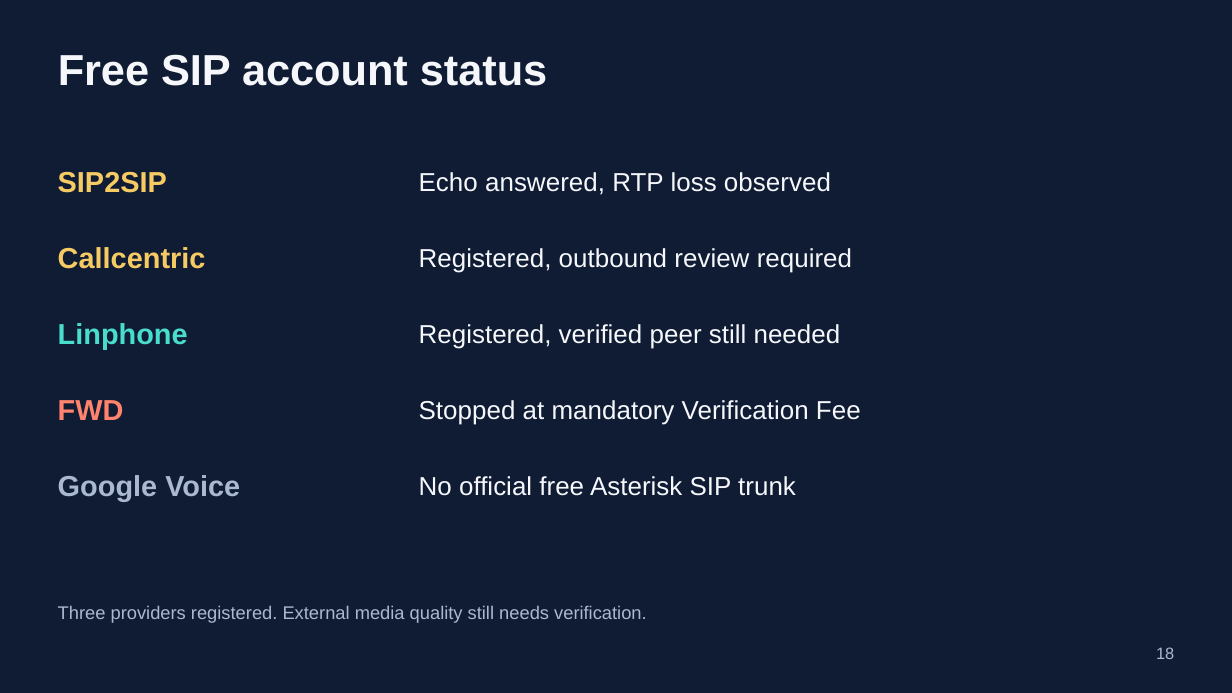
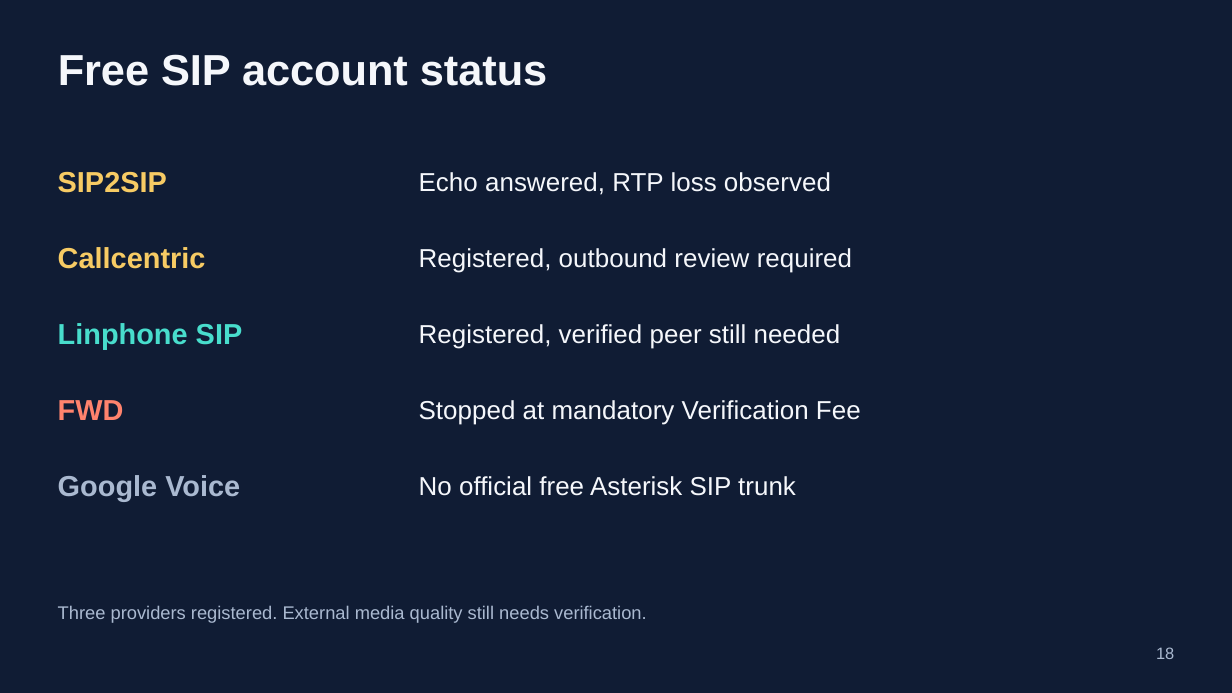
Before and after one commit to 4alvit/cisco-home-telephony, a slide deck: slide 18 of docs/slides/cisco-home-telephony.pptx. Drawn at 1232x693 pixels with LibreOffice and Linux fonts; fonts in the diff are those of the drawing. Boxes give left, top, right and bottom in pixels: in the first picture for what was removed or moved away, otherwise in the second. Text is boxed around its words. In the diff, an @@ line names an element or a change of style, - is before the commit and + after.

```diff
--- a/docs/slides/cisco-home-telephony.pptx
+++ b/docs/slides/cisco-home-telephony.pptx
@@ text at (58, 323, 243, 349): text changed @@
-Linphone
+Linphone SIP
```
Also in this commit, not shown: 3 other slides changed, 2 slides added, 1 slide removed, 32 other files.
